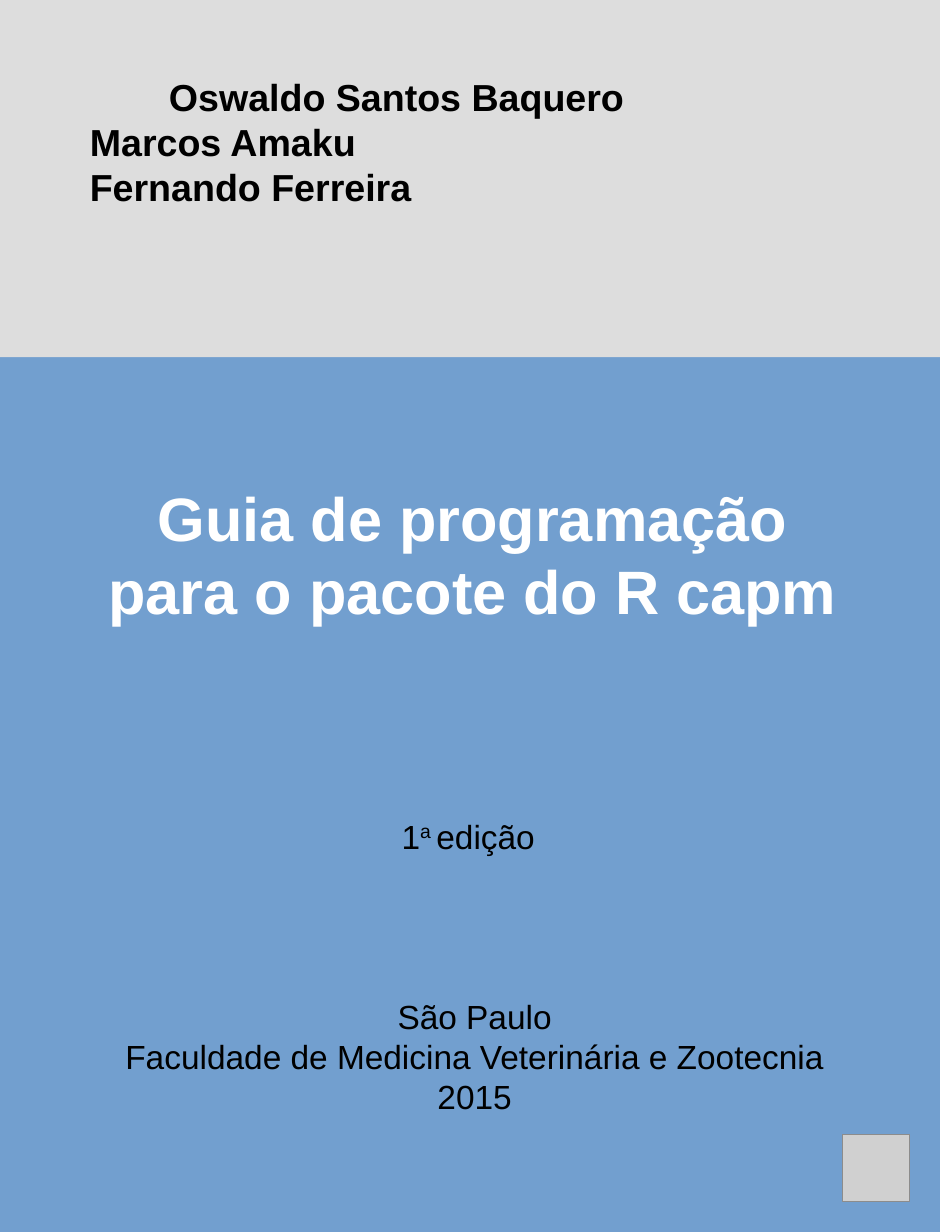
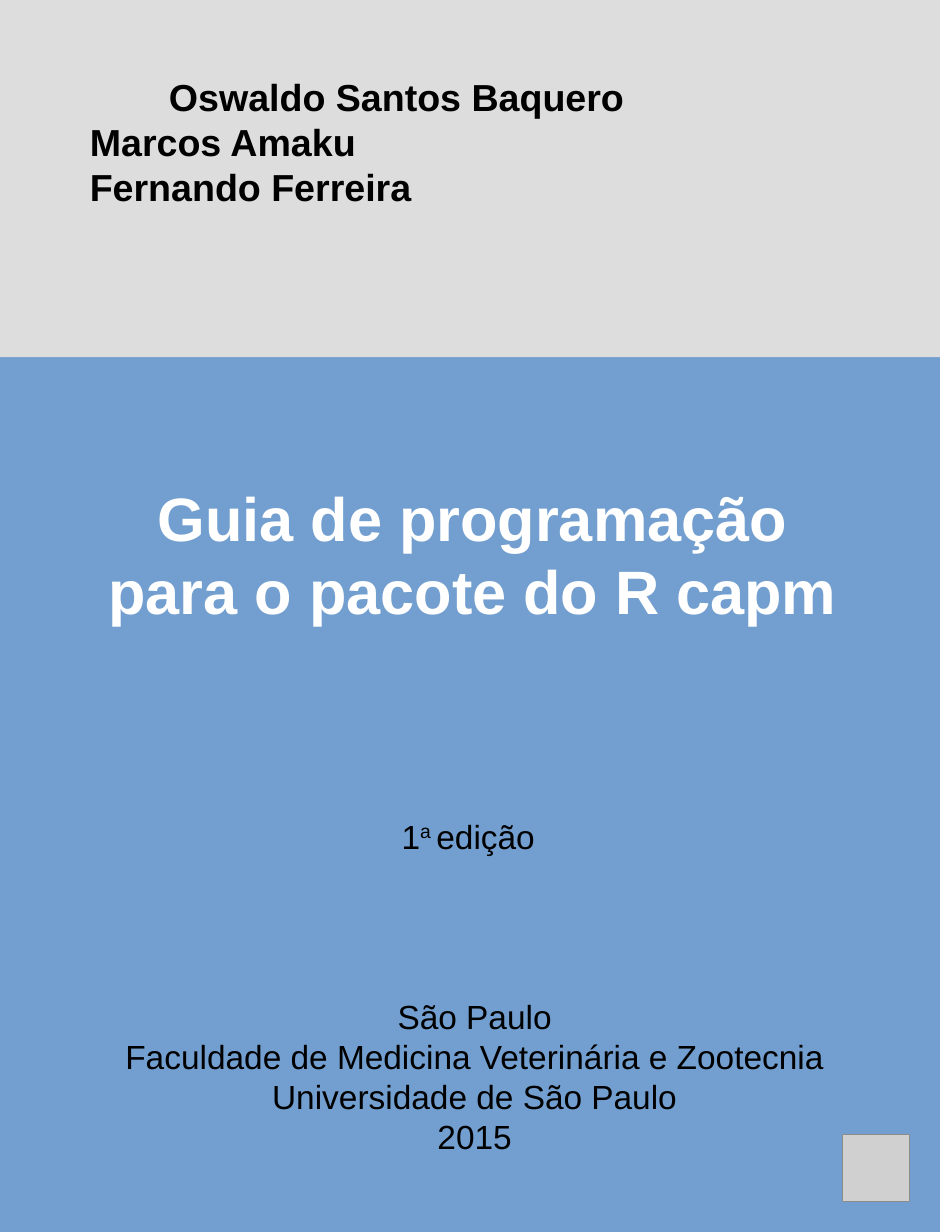
Before and after one commit to eduardocpacheco99/guia-de-programacao-para-o-pacote-do-r-capm, a slide deck: slide 1 of cover.odp. Drawn at 940x1232 pixels with LibreOffice and Linux fonts; fonts in the diff are those of the drawing; grey boxes stand for pictures. Boxes give left, top, right and bottom in pixels: in the first picture for what was removed or moved away, otherwise in the second. Text is boxed around its words. In the diff, an @@ line names an element or a change of style, - is before the commit and + after.

```diff
--- a/cover.odp
+++ b/cover.odp
@@ text at [272,1084,676,1110]: paragraph added @@
+Universidade de São Paulo
```
Also in this commit, not shown: 4 other files.
